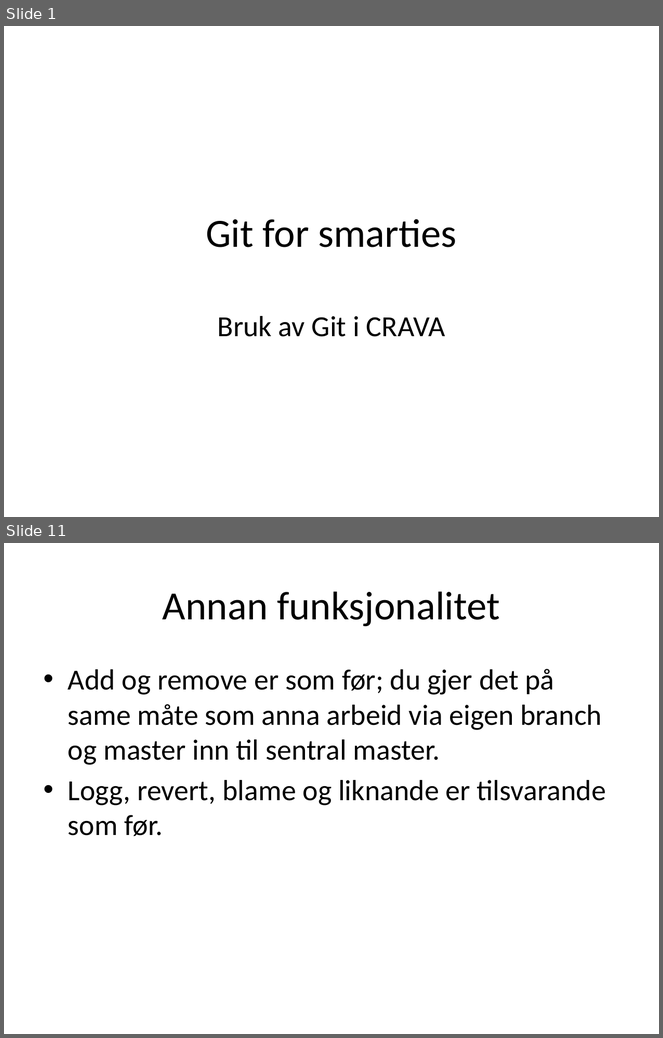
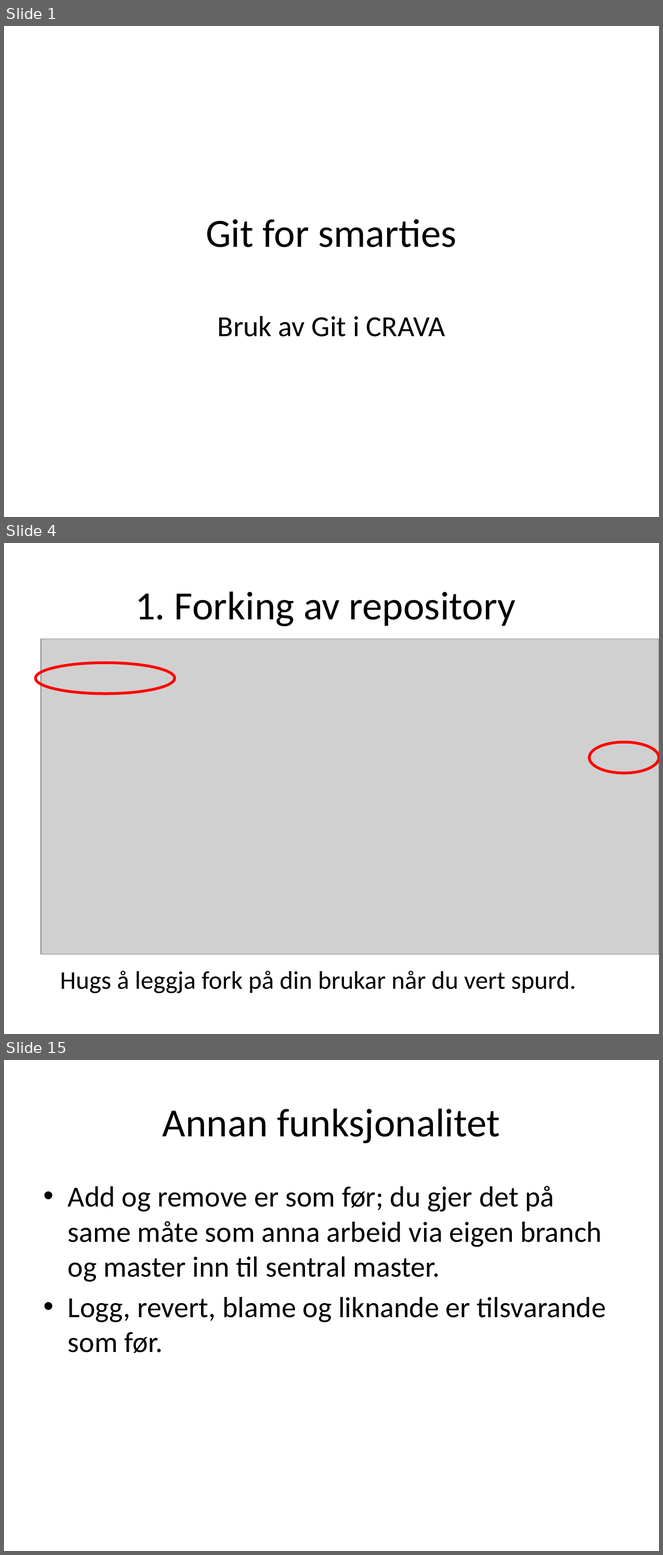
Before and after one commit to CRAVA/crava, a slide deck: doc/Gitforsmarties.pptx. Shown one above the other, each under a label of ours: slides 1 and 11 before the commit, slides 1, 4 and 15 after it; the slides between them are not shown. The pictures are 663x1038 and 663x1555 pixels, drawn with LibreOffice and Linux fonts; fonts in the diff are those of the drawing; grey boxes stand for pictures. Boxes give left, top, right and bottom in pixels: in the first picture for what was removed or moved away, otherwise in the second. Text is boxed around its words. In the diff, an @@ line names an element or a change of style, - is before the commit and + after.

```diff
--- a/doc/Gitforsmarties.pptx
+++ b/doc/Gitforsmarties.pptx
@@ slide 4 added at [4,543,659,1034], background #FFFFFF @@
@@ title added at [135,591,516,627], 44 pt, text #000000 @@
+1. Forking av repository
@@ picture added at [41,639,659,955] @@
@@ ellipse added at [35,663,175,694], outline #FF0000 3 pt @@
@@ ellipse added at [590,742,659,773], outline #FF0000 3 pt @@
@@ text added at [60,971,577,994], 28 pt, text #000000 @@
+Hugs å leggja fork på din brukar når du vert spurd.
@@ what was slide 11 is now slide 15 @@
```
Also in this commit, not shown: 9 slides changed, 3 other slides added.
